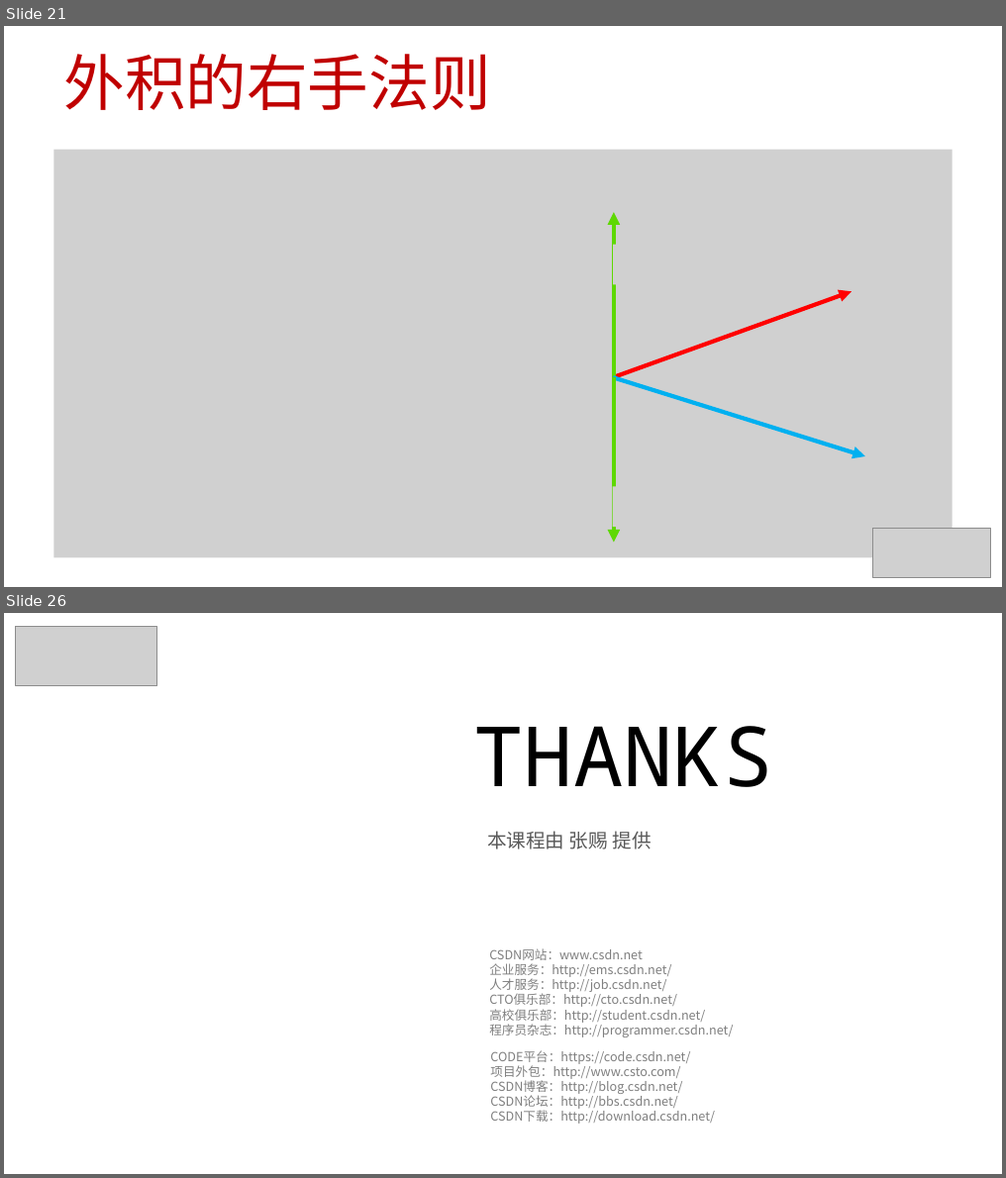
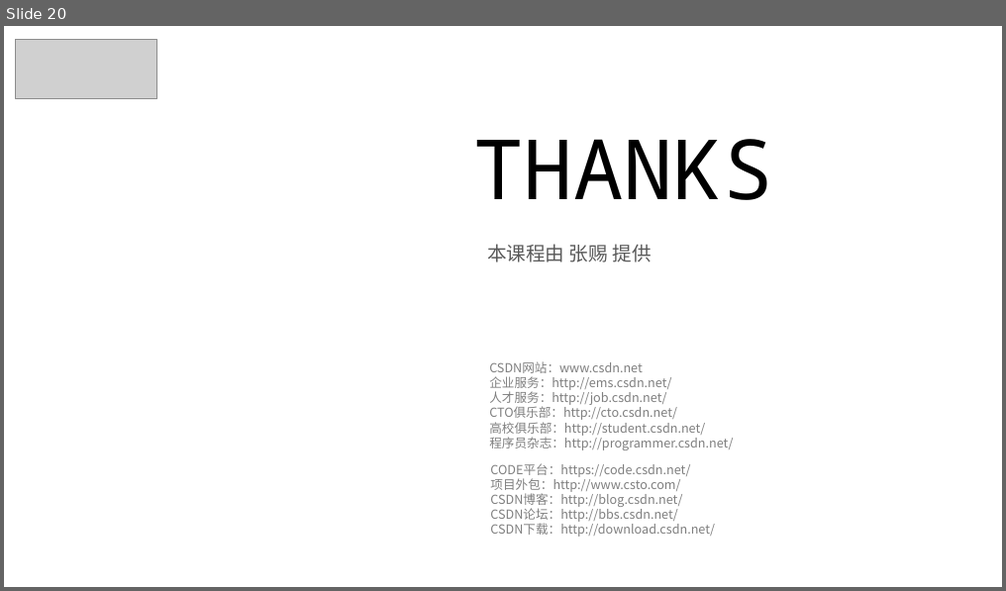
Before and after one commit to 0000duck/ComputerGraphicsBasics, a slide deck: PPT/07_向量空间.pptx. Shown one above the other, each under a label of ours: slides 21 and 26 before the commit, slide 20 after it; the slides between them are not shown. The pictures are 1006x1178 and 1006x591 pixels, drawn with LibreOffice and Linux fonts; fonts in the diff are those of the drawing; grey boxes stand for pictures; background and template pictures are left out. Boxes give left, top, right and bottom in pixels: in the first picture for what was removed or moved away, otherwise in the second. Text is boxed around its words. In the diff, an @@ line names an element or a change of style, - is before the commit and + after.

```diff
--- a/PPT/07_向量空间.pptx
+++ b/PPT/07_向量空间.pptx
@@ slide 21 removed at (x1=4, y1=26, x2=1002, y2=587), background #FFFFFF @@
@@ title removed at (x1=63, y1=54, x2=490, y2=110) @@
-外积的右手法则
@@ picture removed at (x1=54, y1=150, x2=952, y2=558) @@
@@ arrow removed from (614, 380) to (614, 212) @@
@@ picture removed at (x1=613, y1=245, x2=698, y2=284) @@
@@ picture removed at (x1=803, y1=248, x2=846, y2=287) @@
@@ arrow removed from (613, 377) to (851, 291) @@
@@ arrow removed from (613, 377) to (865, 457) @@
@@ arrow removed from (614, 377) to (614, 542) @@
@@ picture removed at (x1=827, y1=405, x2=868, y2=445) @@
@@ picture removed at (x1=613, y1=487, x2=807, y2=527) @@
@@ picture removed at (x1=872, y1=529, x2=990, y2=577) @@
@@ what was slide 26 is now slide 20 @@
```
Also in this commit, not shown: 5 slides changed, 13 slides added, 18 other slides removed, 2 other files.
